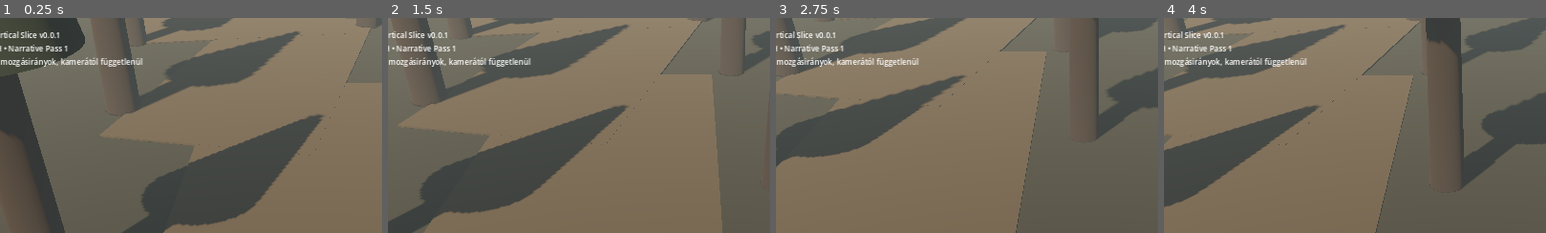
Above: before the commit, frames 1-4 (left to right).
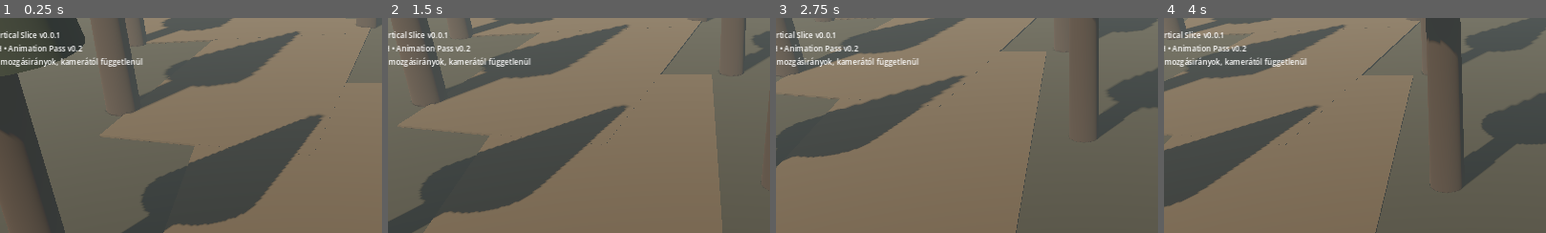
Above: after the commit, the same moments.

Repository: likop93/Tsukimori-Z-rt-Vil-g
Game: Godot game, scene res://scenes/main.tscn
Same seed, same stepped clock (60 frames per second), same inputs: the game is played once before the commit and once after it.
Inputs (mouse positions are % of the whole screen's width and height, from its top left):
- Up to frame 1 (0.25 s): no input
- Up to frame 2 (1.5 s): move the mouse to (72, 45) at 0.52 s; hold D 0.53-1.28 s; click (72, 45) at 0.67 s; move the mouse to (30, 55) at 1.27 s; hold S from 1.28 s (still down)
- Up to frame 3 (2.75 s): move the mouse to (60, 28) at 2.02 s; release S at 2.03 s; hold D from 2.03 s (still down)
- Up to frame 4 (4 s): move the mouse to (45, 70) at 2.77 s; release D at 2.78 s; hold W 2.78-3.53 s; click (45, 70) at 2.92 s; move the mouse to (80, 65) at 3.52 s; hold A from 3.53 s (still down)
The pictures show only the part of the screen within x 10-60%, y 0-50%; the shares and areas given below are measured in that part.

The runs differ from the first frame. In frame 1, 0.3% of the frame differs, in the area x 2-22%, y 12-16%; in frame 2, 0.3%; in frame 3, 0.3%; in frame 4, 0.3%.

Commit message:
Refine Mountain Path narrative animation timing

Diff:
--- a/scripts/mountain_path.gd
+++ b/scripts/mountain_path.gd
@@ -11,7 +11,7 @@
 var subtitle_tween: Tween
 
 func _ready() -> void:
-    status_label.text = "MOUNTAIN PATH • Narrative Pass 1"
+    status_label.text = "MOUNTAIN PATH • Animation Pass v0.2"
 
 func _is_player(body: Node3D) -> bool:
     return body != null and body.is_in_group("player")
@@ -31,6 +31,9 @@
 func _camera_for(body: Node3D) -> Camera3D:
     return body.get_node_or_null("CameraPivot/Camera3D") as Camera3D
 
+func _visual_for(body: Node3D) -> Node:
+    return body.get_node_or_null("VisualRoot")
+
 func _on_oddity_trigger_body_entered(body: Node3D) -> void:
     if oddity_triggered or not _is_player(body):
         return
@@ -46,9 +49,10 @@
 
     var target_yaw := atan2(direction.x, direction.z)
     var tween := create_tween()
-    tween.tween_interval(0.34)
-    tween.tween_property(oddity_marker, "rotation:y", target_yaw, 0.55).set_trans(Tween.TRANS_SINE).set_ease(Tween.EASE_IN_OUT)
-    tween.parallel().tween_property(oddity_marker, "rotation:z", deg_to_rad(-7.0), 0.55)
+    tween.tween_interval(0.38)
+    tween.tween_property(oddity_marker, "rotation:y", target_yaw - deg_to_rad(5.0), 0.42).set_trans(Tween.TRANS_SINE).set_ease(Tween.EASE_OUT)
+    tween.tween_property(oddity_marker, "rotation:y", target_yaw, 0.22).set_trans(Tween.TRANS_SINE).set_ease(Tween.EASE_IN_OUT)
+    tween.parallel().tween_property(oddity_marker, "rotation:z", deg_to_rad(-7.0), 0.64).set_trans(Tween.TRANS_SINE)
 
 func _on_overlook_narrative_trigger_body_entered(body: Node3D) -> void:
     if overlook_triggered or not _is_player(body):
@@ -62,9 +66,9 @@
     if camera:
         var original_fov := camera.fov
         var tween := create_tween()
-        tween.tween_property(camera, "fov", original_fov - 2.0, 0.75).set_trans(Tween.TRANS_SINE).set_ease(Tween.EASE_OUT)
-        tween.tween_interval(0.55)
-        tween.tween_property(camera, "fov", original_fov, 0.85).set_trans(Tween.TRANS_SINE).set_ease(Tween.EASE_IN_OUT)
+        tween.tween_property(camera, "fov", original_fov - 2.2, 0.85).set_trans(Tween.TRANS_SINE).set_ease(Tween.EASE_OUT)
+        tween.tween_interval(0.65)
+        tween.tween_property(camera, "fov", original_fov, 0.95).set_trans(Tween.TRANS_SINE).set_ease(Tween.EASE_IN_OUT)
 
 func _on_village_gate_trigger_body_entered(body: Node3D) -> void:
     if gate_triggered or not _is_player(body):
@@ -75,17 +79,30 @@
     GameState.set_flag("gate_spatial_anomaly_seen", true)
     status_label.text = "Első térbeli anomália • entered_tsukimori = true"
 
+    if body.has_method("request_soft_stop"):
+        body.call("request_soft_stop", 0.95)
+
     _play_gate_anomaly(body)
-    _show_subtitle("„Szél?”", 1.15)
+
+    var beat := create_tween()
+    beat.tween_interval(0.26)
+    beat.tween_callback(func():
+        var visual := _visual_for(body)
+        if visual and visual.has_method("play_gate_react"):
+            visual.call("play_gate_react")
+    )
+    beat.tween_interval(0.34)
+    beat.tween_callback(func(): _show_subtitle("„Szél?”", 1.15))
 
 func _play_gate_anomaly(body: Node3D) -> void:
     var camera := _camera_for(body)
     if camera:
         var original_fov := camera.fov
         var camera_tween := create_tween()
-        camera_tween.tween_property(camera, "fov", original_fov - 3.0, 0.18).set_trans(Tween.TRANS_SINE)
-        camera_tween.tween_property(camera, "fov", original_fov, 0.48).set_trans(Tween.TRANS_SINE)
+        camera_tween.tween_property(camera, "fov", original_fov - 2.6, 0.24).set_trans(Tween.TRANS_SINE).set_ease(Tween.EASE_OUT)
+        camera_tween.tween_property(camera, "fov", original_fov, 0.62).set_trans(Tween.TRANS_SINE).set_ease(Tween.EASE_IN_OUT)
 
+    var index := 0
     for child in anomaly_petals.get_children():
         var petal := child as Node3D
         if petal == null:
@@ -96,10 +113,16 @@
         if away.length() < 0.05:
             away = Vector3.RIGHT
 
-        var target_position := petal.position + away.normalized() * 1.15 + Vector3(0.0, 0.16, 0.0)
-        var target_rotation := petal.rotation + Vector3(deg_to_rad(18.0), deg_to_rad(32.0), deg_to_rad(24.0))
+        var target_position := petal.position + away.normalized() * (0.82 + float(index % 3) * 0.16) + Vector3(0.0, 0.10 + float(index % 2) * 0.08, 0.0)
+        var target_rotation := petal.rotation + Vector3(
+            deg_to_rad(12.0 + index * 2.0),
+            deg_to_rad(22.0 + index * 3.0),
+            deg_to_rad(18.0 + index * 2.0)
+        )
 
         var tween := create_tween()
+        tween.tween_interval(float(index) * 0.025)
         tween.set_parallel(true)
-        tween.tween_property(petal, "position", target_position, 0.62).set_trans(Tween.TRANS_SINE).set_ease(Tween.EASE_OUT)
-        tween.tween_property(petal, "rotation", target_rotation, 0.62).set_trans(Tween.TRANS_SINE).set_ease(Tween.EASE_OUT)
+        tween.tween_property(petal, "position", target_position, 0.72).set_trans(Tween.TRANS_SINE).set_ease(Tween.EASE_OUT)
+        tween.tween_property(petal, "rotation", target_rotation, 0.72).set_trans(Tween.TRANS_SINE).set_ease(Tween.EASE_OUT)
+        index += 1
